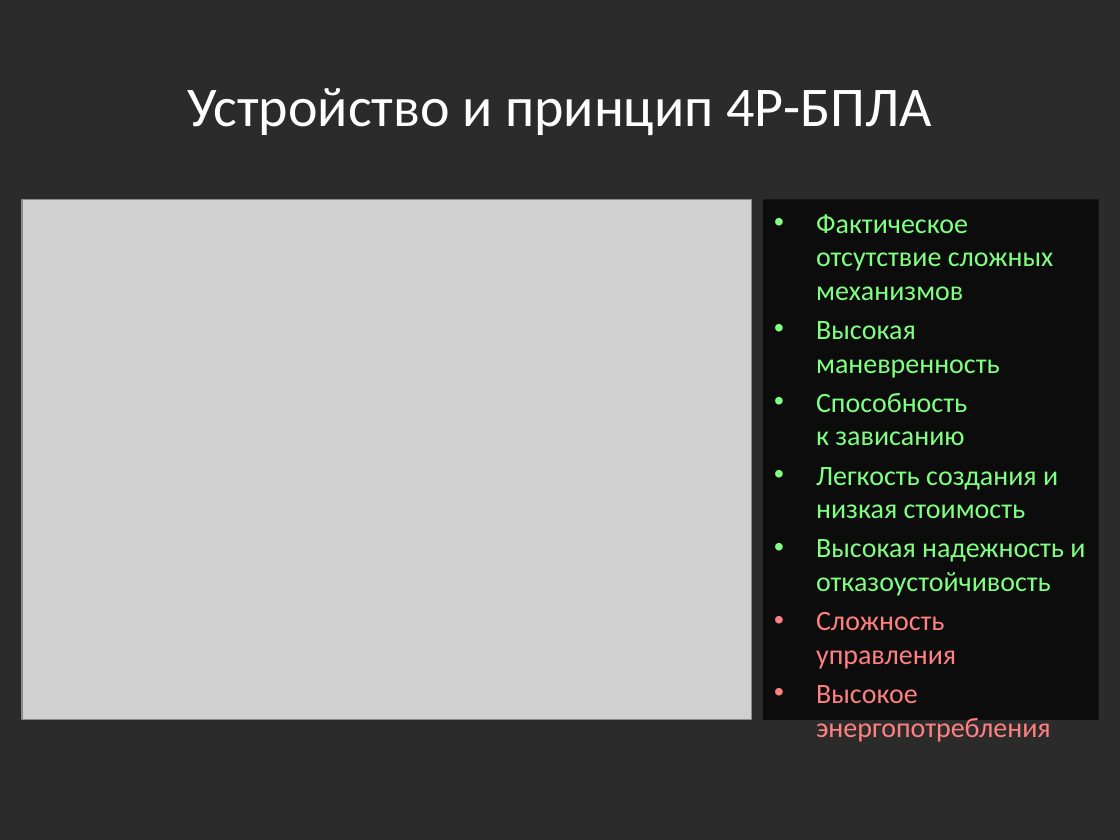
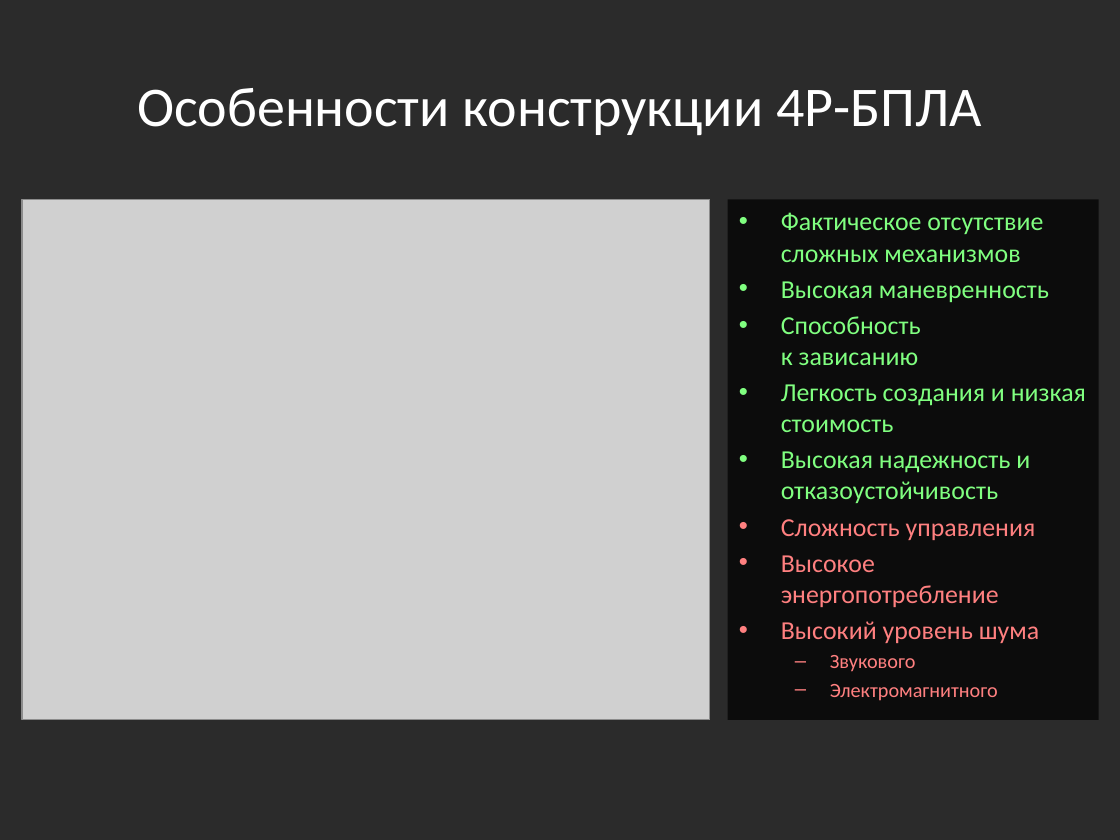
Before and after one commit to yaceq/quadro-xds, a slide deck: slide 6 of Docs/Medias2012_dhg.pptx. Drawn at 1120x840 pixels with LibreOffice and Linux fonts; fonts in the diff are those of the drawing; grey boxes stand for pictures; background and template pictures are left out; a plain dark background stands for a picture behind light text. Boxes give left, top, right and bottom in pixels: in the first picture for what was removed or moved away, otherwise in the second. Text is boxed around its words. In the diff, an @@ line names an element or a change of style, - is before the commit and + after.

```diff
--- a/Docs/Medias2012_dhg.pptx
+++ b/Docs/Medias2012_dhg.pptx
@@ title at [137, 88, 982, 135]: text changed @@
-Устройство и принцип 4Р-БПЛА
+Особенности конструкции 4Р-БПЛА
@@ picture: place and size @@
-picture at [22, 199, 752, 720]
+picture at [22, 199, 710, 720]
@@ text "Фактическое отсутствие сложных механизмов": place and size @@
-text "Фактическое отсутствие сложных механизмов" at [763, 199, 1099, 720]
+text "Фактическое отсутствие сложных механизмов" at [728, 199, 1099, 720]
@@ text at [781, 212, 1086, 540]: size 18 to 16.6 pt in "Фактическое отсутствие сложных механизмов", "Высокая маневренность", "Способность к зависанию", "Легкость создания и низкая стоимость" and 2 more places @@
@@ text at [781, 555, 1039, 701]: text changed; size 18 to 16.6 pt @@
-• Высокое энергопотребления
+• Высокое энергопотребление
+• Высокий уровень шума
+  – Звукового
+  – Электромагнитного
```
Also in this commit, not shown: 7 other slides changed, 2 slides added, 4 slides removed.
